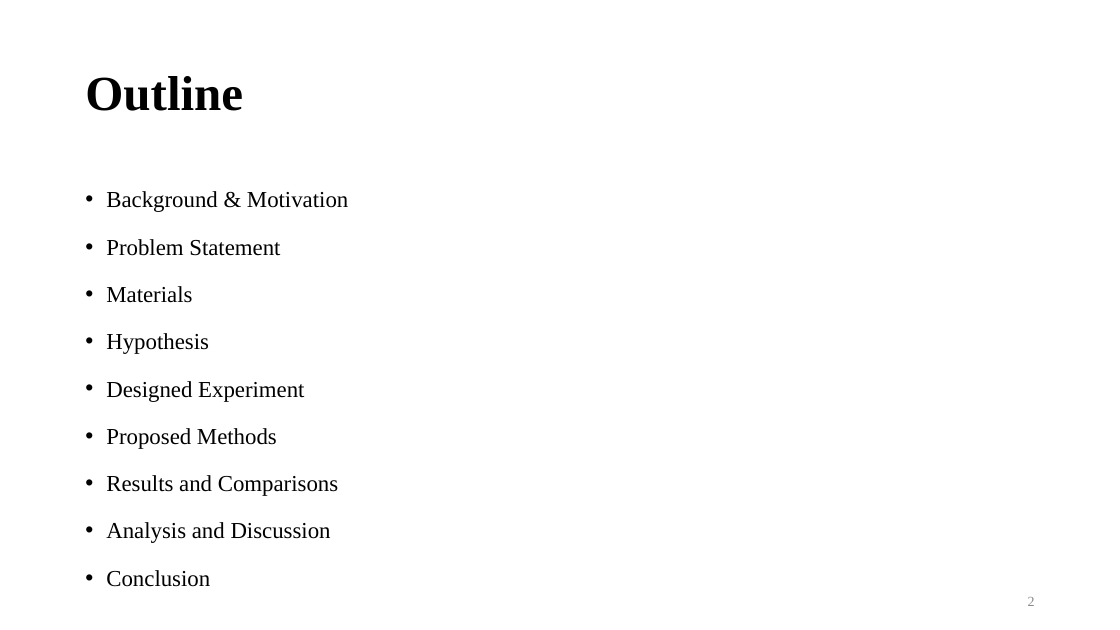
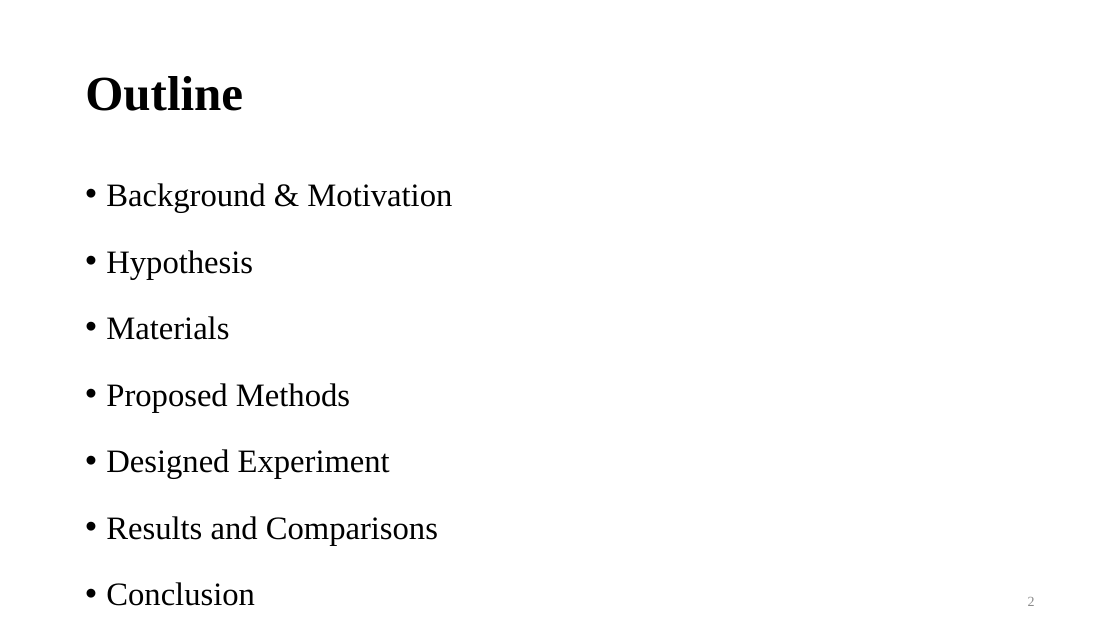
Before and after one commit to bernie6401/NTU_ML, a slide deck: slide 2 of Final Project/Final Paper/HO-Ensemble Learning for Brain Age Prediction.pptx. Drawn at 1120x630 pixels with LibreOffice and Linux fonts; fonts in the diff are those of the drawing; background and template pictures are left out. Boxes give left, top, right and bottom in pixels: in the first picture for what was removed or moved away, otherwise in the second. Text is boxed around its words. In the diff, an @@ line names an element or a change of style, - is before the commit and + after.

```diff
--- a/Final Project/Final Paper/HO-Ensemble Learning for Brain Age Prediction.pptx
+++ b/Final Project/Final Paper/HO-Ensemble Learning for Brain Age Prediction.pptx
@@ text "Background & Motivation": place and size @@
-text "Background & Motivation" at box(106, 191, 348, 587)
+text "Background & Motivation" at box(106, 183, 452, 606)
@@ text at box(106, 183, 452, 606): size 19.6 to 28 pt in "Background & Motivation", "Materials", "Designed Experiment", "Results and Comparisons" and 1 more places; line spacing 1.3 to 1.4 @@
@@ text at box(106, 250, 253, 279): text changed; size 19.6 to 28 pt @@
-• Problem Statement
+• Hypothesis
@@ text at box(106, 383, 350, 412): text changed; size 19.6 to 28 pt @@
-• Hypothesis
+• Proposed Methods
@@ text at box(106, 428, 277, 449): paragraph removed @@
-• Proposed Methods
@@ text at box(106, 522, 331, 543): paragraph removed @@
-• Analysis and Discussion
```
Also in this commit, not shown: 5 other slides changed, 6 slides added, 1 other file.
